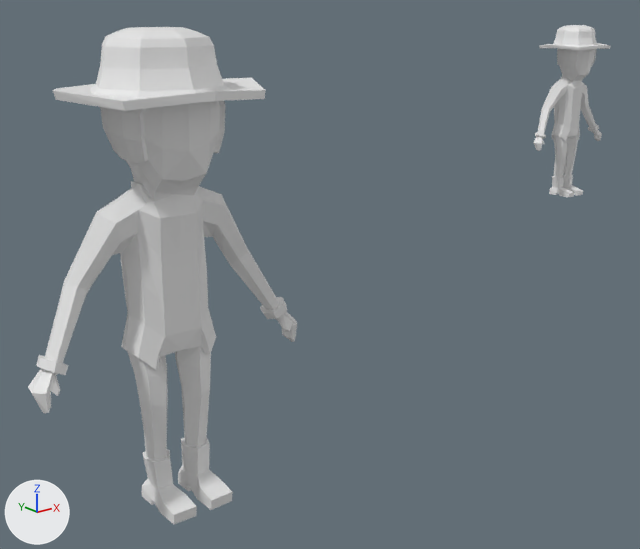
A saved change to the Blender file My-Blender-3D-Models/animated-character.blend.
Rendered twice from a 50 mm camera at (-10.55, -7.61, 2.71) aimed at (-4.21, 0.31, -0.46). The axes (+X, +Y, +Z) are drawn at lower left. The lights are the same throughout.

The first picture shows 'Character', 'Character 2'.
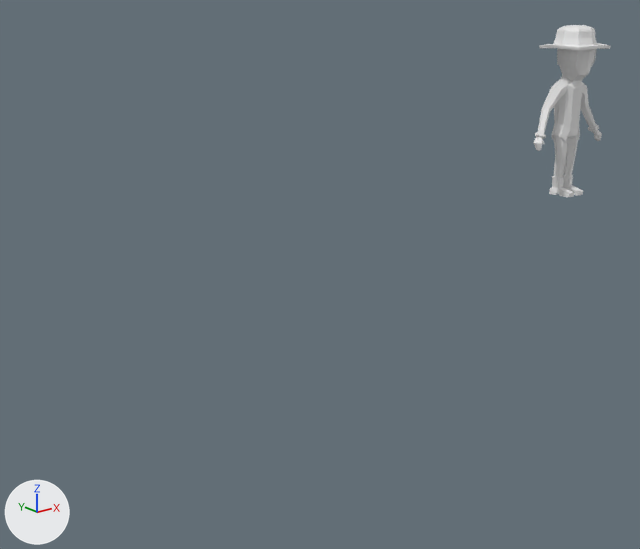
Location of each change, [x1, y1, x2, y2] in pixels of the pictures (640 x 549 px):
'Character', deleted
    before: [28, 27, 297, 524]

Patch to the scene script:
```diff
--- a/My-Blender-3D-Models/animated-character.blend.py
+++ b/My-Blender-3D-Models/animated-character.blend.py
@@ ob_character @@
-ob_character = bpy.data.objects.new('Character', me_cube_001)
-ob_character.location = (-6.4, 0.0, 0.0)
-_m = ob_character.modifiers.new('Mirror', 'MIRROR')
-_m.use_bisect_axis = (True, False, False)
-_m.use_clip = True
```
